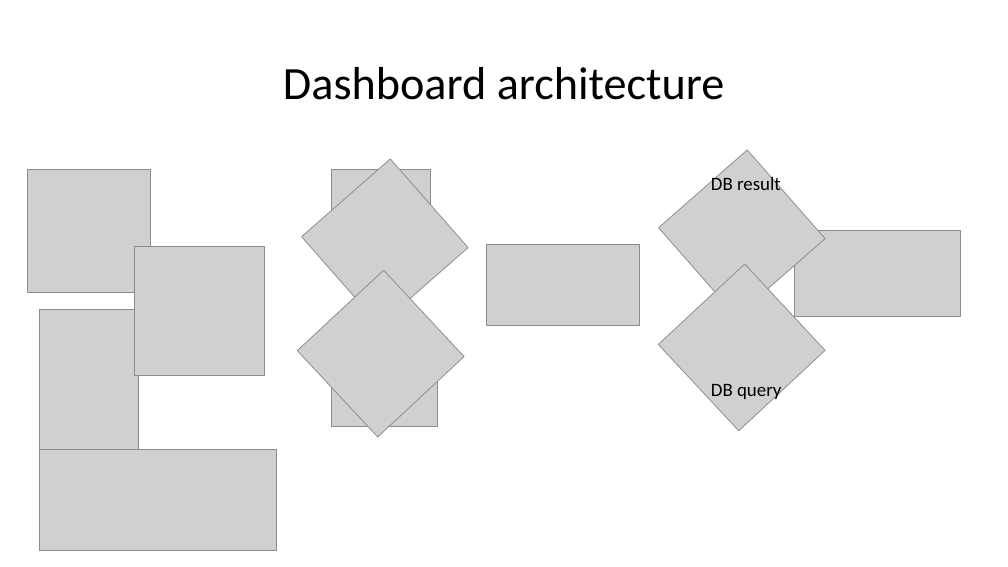
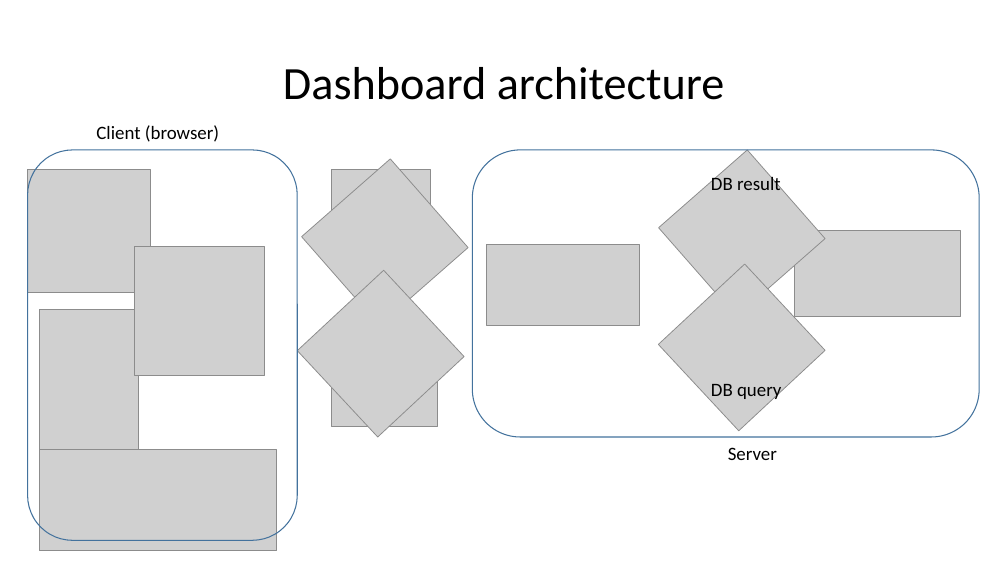
Before and after one commit to hphoellwirth/bgse_cp16_group7, a slide deck: slide 5 of doc/presentation/Final Presentation.pptx. Drawn at 1008x567 pixels with LibreOffice and Linux fonts; fonts in the diff are those of the drawing; grey boxes stand for pictures. Boxes give left, top, right and bottom in pixels: in the first picture for what was removed or moved away, otherwise in the second. Text is boxed around its words. In the diff, an @@ line names an element or a change of style, - is before the commit and + after.

Commit message:
Updated final presentation

```diff
--- a/doc/presentation/Final Presentation.pptx
+++ b/doc/presentation/Final Presentation.pptx
@@ text added at <box>96,125,219,142</box>, 18 pt, text #000000 @@
+Client (browser)
@@ rounded rectangle added at <box>28,150,298,540</box>, outline #43739E 1 pt @@
@@ rounded rectangle added at <box>473,150,979,437</box>, outline #43739E 1 pt @@
@@ text added at <box>728,447,777,460</box>, 18 pt, text #000000 @@
+Server
```
Also in this commit, not shown: 1 slide added.
